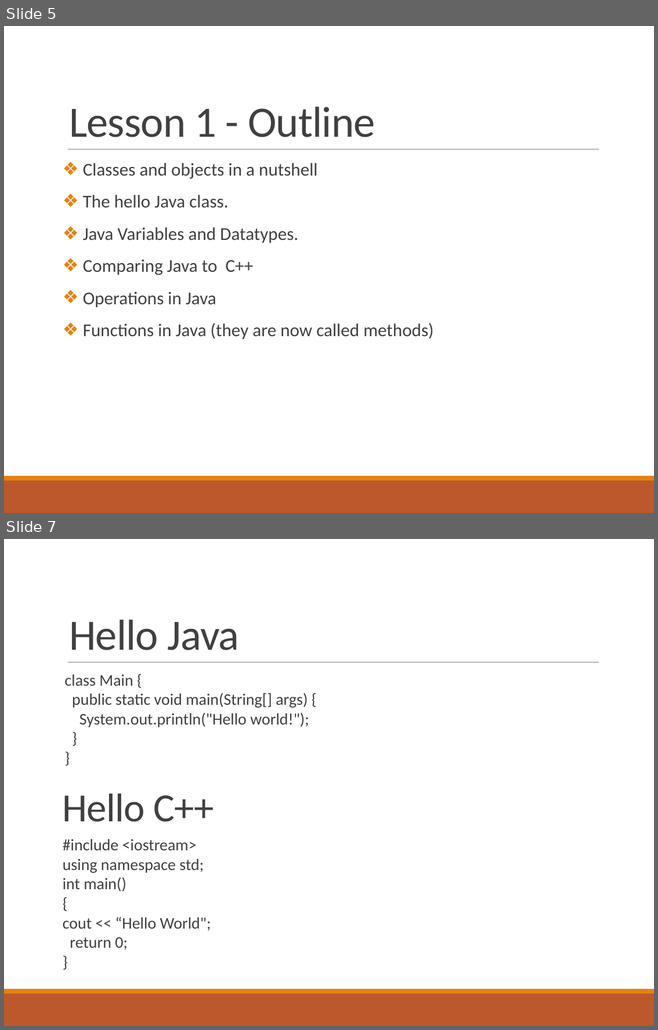
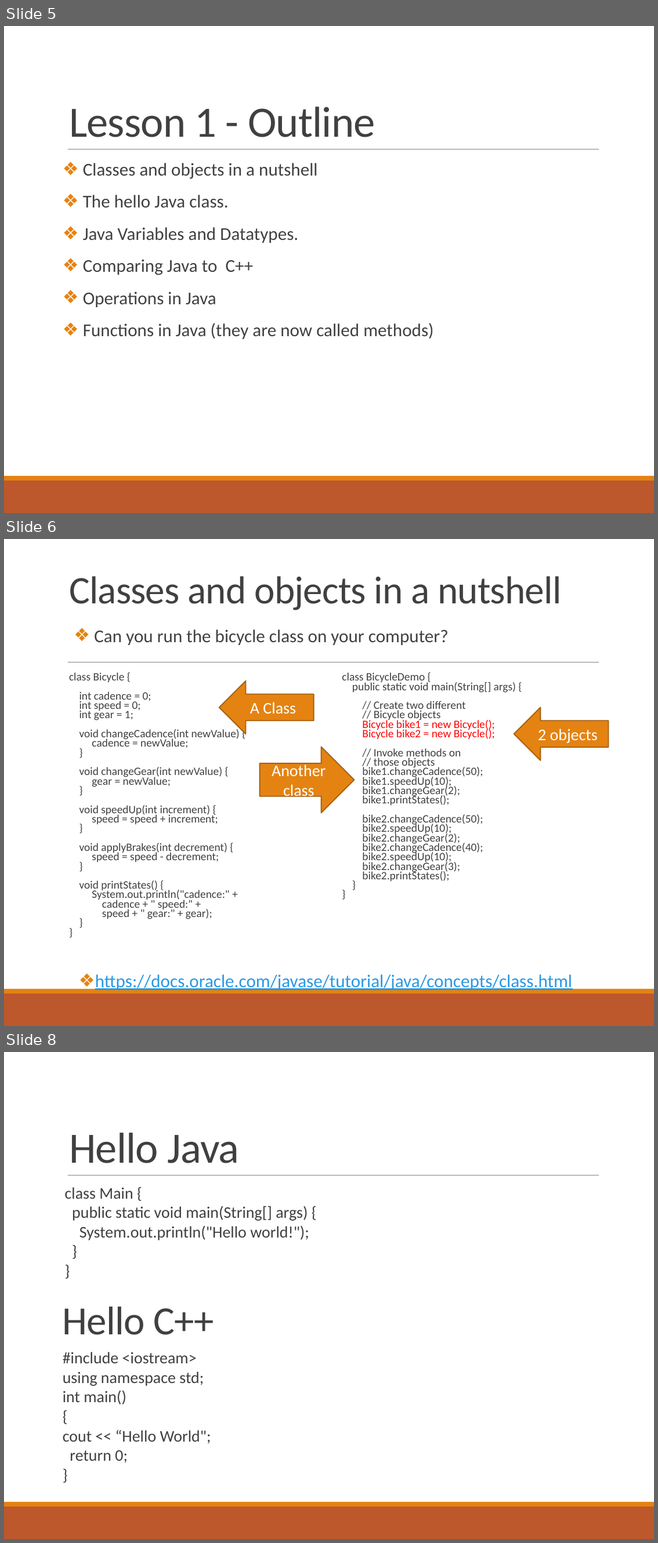
Before and after one commit to deeperj/dillinger, a slide deck: thesis/ukapp2/wqu_isc/sofware_design/Javabc01.pptx. Shown one above the other, each under a label of ours: slides 5 and 7 before the commit, slides 5, 6 and 8 after it; the slides between them are not shown. The pictures are 658x1030 and 658x1543 pixels, drawn with LibreOffice and Linux fonts; fonts in the diff are those of the drawing. Boxes give left, top, right and bottom in pixels: in the first picture for what was removed or moved away, otherwise in the second. Text is boxed around its words. In the diff, an @@ line names an element or a change of style, - is before the commit and + after.

Commit message:
java10

```diff
--- a/thesis/ukapp2/wqu_isc/sofware_design/Javabc01.pptx
+++ b/thesis/ukapp2/wqu_isc/sofware_design/Javabc01.pptx
@@ slide 6 added at (4, 539, 654, 1026), background #FFFFFF; not listed: 3 template elements that a slide beside it also shows @@
@@ title added at (69, 576, 561, 610), 43.2 pt, text #404040 @@
+Classes and objects in a nutshell
@@ text added at (94, 629, 448, 645), 20 pt, text #404040 @@
+❖ Can you run the bicycle class on your computer?
@@ text added at (69, 672, 239, 919), 12.5 pt, text #404040 @@
+  class Bicycle {
+  int cadence = 0;
+  int speed = 0;
+  int gear = 1;
+  void changeCadence(int newValue) {
+  cadence = newValue;
+  }
+  void changeGear(int newValue) {
+  gear = newValue;
+  }
+  void speedUp(int increment) {
+  speed = speed + increment;
+  }
+  void applyBrakes(int decrement) {
+  speed = speed - decrement;
+  }
+  void printStates() {
+  System.out.println("cadence:" +
+  cadence + " speed:" +
+  speed + " gear:" + gear);
+  }
+  }
@@ text added at (342, 672, 516, 881), 12.5 pt, text #404040 @@
+  class BicycleDemo {
+  public static void main(String[] args) {
+  // Create two different
+  // Bicycle objects
+  Bicycle bike1 = new Bicycle();
+  Bicycle bike2 = new Bicycle();
+  // Invoke methods on
+  // those objects
+  bike1.changeCadence(50);
+  bike1.speedUp(10);
+  bike1.changeGear(2);
+  bike1.printStates();
+  bike2.changeCadence(50);
+  bike2.speedUp(10);
+  bike2.changeGear(2);
+  bike2.changeCadence(40);
+  bike2.speedUp(10);
+  bike2.changeGear(3);
+  bike2.printStates();
+  }
+  }
@@ right arrow added at (219, 681, 313, 734), fill #E48312, outline #A9610D 1.25 pt, 18 pt, text #FFFFFF @@
+A Class
@@ right arrow added at (514, 707, 608, 761), fill #E48312, outline #A9610D 1.25 pt, 18 pt, text #FFFFFF @@
+2 objects
@@ right arrow added at (259, 747, 354, 813), fill #E48312, outline #A9610D 1.25 pt, 18 pt, text #FFFFFF @@
+Another class
@@ text added at (95, 975, 572, 992), 20 pt, text #2998E3, underline @@
+❖ https://docs.oracle.com/javase/tutorial/java/concepts/class.html
@@ what was slide 7 is now slide 8 @@
```
Also in this commit, not shown: 2 slides changed, 1 other slide added, 1 slide removed, 5 other files.
